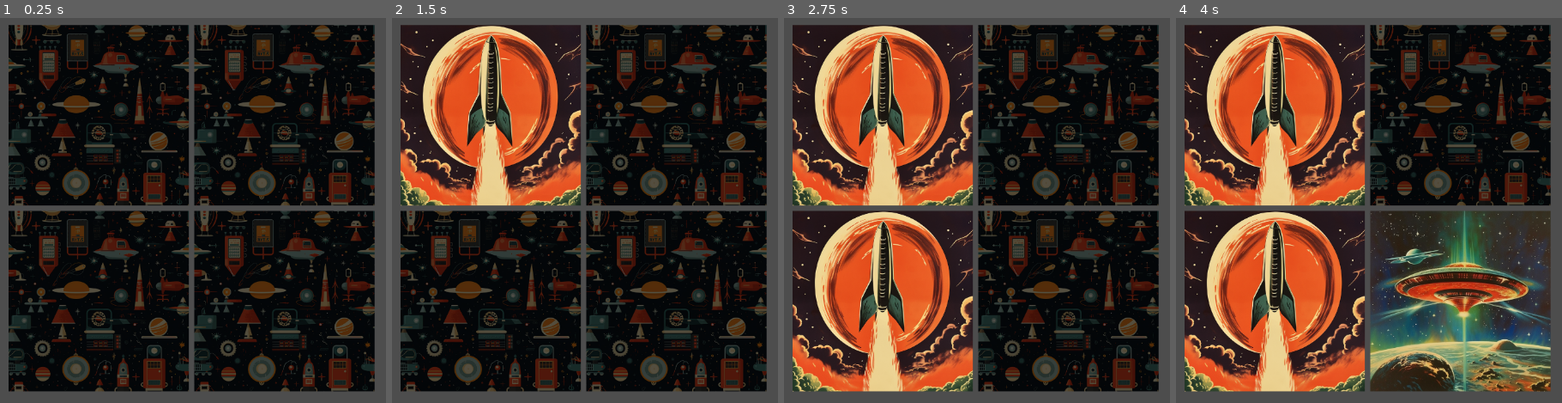
Above: before the commit, frames 1-4 (left to right).
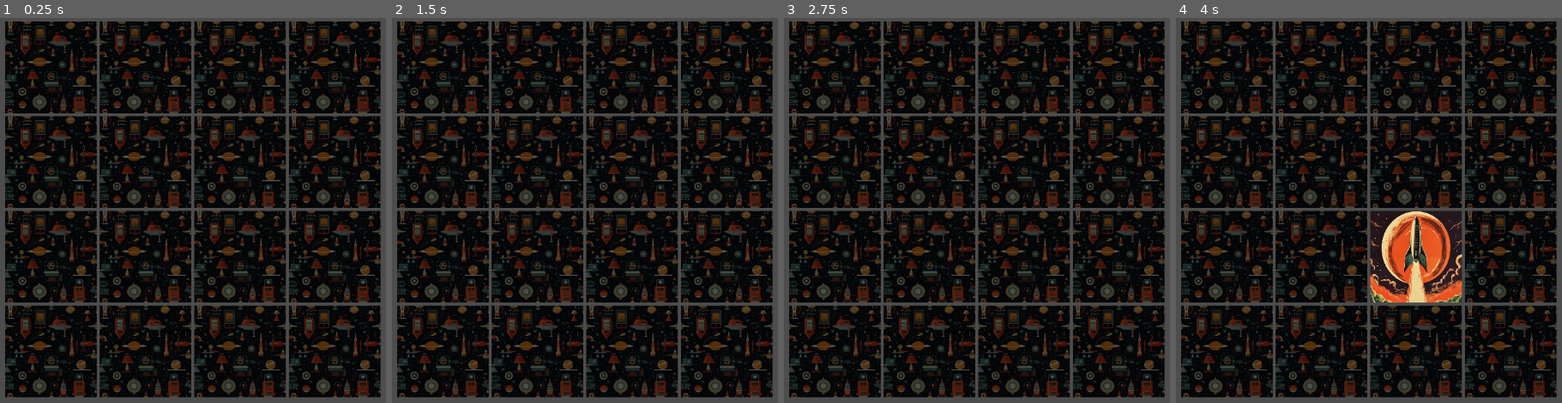
Above: after the commit, the same moments.

Repository: Visssarion/Memory-Card-Game
Game: Godot game, scene res://nodes/scenes/test_dev.tscn
The game is run twice, just before and just after one commit, with the same random seed, the same clock (stepped at 60 frames per second) and the same inputs. Before the commit the project starts from res://nodes/scenes/level_1.tscn. The engine's default icon, where the game draws it, is replaced by a stand-in: a white triangle on a blue panel in a dark square.
Inputs (mouse positions are in pixels of both pictures, inside the frame that each line leads up to):
- Up to frame 1 (0.25 s): no input
- Up to frame 2 (1.5 s): tap Enter at 0.5 s; move the mouse to (492, 114) at 0.52 s; click (492, 114) at 0.67 s; move the mouse to (492, 302) at 1.27 s; click (492, 302) at 1.42 s
- Up to frame 3 (2.75 s): move the mouse to (1069, 114) at 2.02 s; click (1069, 114) at 2.17 s
- Up to frame 4 (4 s): tap Space at 2.75 s; move the mouse to (1461, 302) at 2.77 s; click (1461, 302) at 2.92 s; move the mouse to (outside the picture) at 3.52 s; click (outside the picture) at 3.67 s

The runs differ from the first frame. In frame 1, 48% of the frame differs, in the area x 1-99%, y 0-99%; in frame 2, 57%; in frame 3, 67%; in frame 4, 76%.

Commit message:
ADD: Scenes; CHANGE: Settings for each level

Diff:
--- a/nodes/scenes/level_1.tscn
+++ b/nodes/scenes/level_1.tscn
@@ -5,6 +5,7 @@
 
 [node name="GAMECORE" type="Node2D"]
 script = ExtResource("1_5tp27")
+gamemode = 0
 
 [node name="GameCamera2D" parent="." instance=ExtResource("2_qisgh")]
 
--- /dev/null
+++ b/nodes/scenes/level_2.tscn
@@ -0,0 +1,14 @@
+[gd_scene load_steps=3 format=3 uid="uid://bphn6x7kgwesw"]
+
+[ext_resource type="Script" path="res://scripts/core/game.gd" id="1_0qyue"]
+[ext_resource type="PackedScene" uid="uid://c4pvs8d3svkwb" path="res://nodes/objects/game_camera_2d.tscn" id="2_ohfcn"]
+
+[node name="GAMECORE" type="Node2D"]
+script = ExtResource("1_0qyue")
+gamemode = 0
+rows = 4
+
+[node name="GameCamera2D" parent="." instance=ExtResource("2_ohfcn")]
+
+[node name="setTimeout" type="Timer" parent="."]
+wait_time = 5.0
--- /dev/null
+++ b/nodes/scenes/level_3.tscn
@@ -0,0 +1,13 @@
+[gd_scene load_steps=3 format=3 uid="uid://d4j5pref2n02p"]
+
+[ext_resource type="Script" path="res://scripts/core/game.gd" id="1_fepfg"]
+[ext_resource type="PackedScene" uid="uid://c4pvs8d3svkwb" path="res://nodes/objects/game_camera_2d.tscn" id="2_tqx7y"]
+
+[node name="GAMECORE" type="Node2D"]
+script = ExtResource("1_fepfg")
+gamemode = 0
+
+[node name="GameCamera2D" parent="." instance=ExtResource("2_tqx7y")]
+
+[node name="setTimeout" type="Timer" parent="."]
+wait_time = 5.0
--- /dev/null
+++ b/nodes/scenes/level_4.tscn
@@ -0,0 +1,14 @@
+[gd_scene load_steps=3 format=3 uid="uid://brljsmuu2o0pv"]
+
+[ext_resource type="Script" path="res://scripts/core/game.gd" id="1_886ti"]
+[ext_resource type="PackedScene" uid="uid://c4pvs8d3svkwb" path="res://nodes/objects/game_camera_2d.tscn" id="2_yg2xt"]
+
+[node name="GAMECORE" type="Node2D"]
+script = ExtResource("1_886ti")
+gamemode = 0
+rows = 4
+
+[node name="GameCamera2D" parent="." instance=ExtResource("2_yg2xt")]
+
+[node name="setTimeout" type="Timer" parent="."]
+wait_time = 5.0
--- /dev/null
+++ b/nodes/scenes/level_5.tscn
@@ -0,0 +1,13 @@
+[gd_scene load_steps=3 format=3 uid="uid://b8jkucrfw13gl"]
+
+[ext_resource type="Script" path="res://scripts/core/game.gd" id="1_eqd7a"]
+[ext_resource type="PackedScene" uid="uid://c4pvs8d3svkwb" path="res://nodes/objects/game_camera_2d.tscn" id="2_5hv4m"]
+
+[node name="GAMECORE" type="Node2D"]
+script = ExtResource("1_eqd7a")
+gamemode = 0
+
+[node name="GameCamera2D" parent="." instance=ExtResource("2_5hv4m")]
+
+[node name="setTimeout" type="Timer" parent="."]
+wait_time = 5.0
--- /dev/null
+++ b/nodes/scenes/level_endless.tscn
@@ -0,0 +1,13 @@
+[gd_scene load_steps=3 format=3 uid="uid://bp7e4f61pdc5d"]
+
+[ext_resource type="Script" path="res://scripts/core/game.gd" id="1_u0yra"]
+[ext_resource type="PackedScene" uid="uid://c4pvs8d3svkwb" path="res://nodes/objects/game_camera_2d.tscn" id="2_vnpwd"]
+
+[node name="GAMECORE" type="Node2D"]
+script = ExtResource("1_u0yra")
+rows = 4
+
+[node name="GameCamera2D" parent="." instance=ExtResource("2_vnpwd")]
+
+[node name="setTimeout" type="Timer" parent="."]
+wait_time = 5.0
--- a/nodes/scenes/test_dev.tscn
+++ b/nodes/scenes/test_dev.tscn
@@ -5,7 +5,6 @@
 
 [node name="GAMECORE" type="Node2D"]
 script = ExtResource("1_2w54b")
-loss_timeout = 1.0
 rows = 4
 
 [node name="GameCamera2D" parent="." instance=ExtResource("5_f0b11")]
--- a/project.godot
+++ b/project.godot
@@ -11,7 +11,7 @@
 [application]
 
 config/name="Memory Card Game"
-run/main_scene="res://nodes/scenes/level_1.tscn"
+run/main_scene="res://nodes/scenes/test_dev.tscn"
 config/features=PackedStringArray("4.1", "GL Compatibility")
 config/icon="res://icon.svg"
 
--- a/scripts/classes/settings.gd
+++ b/scripts/classes/settings.gd
@@ -2,8 +2,6 @@
 
 @export_group("Game Settings")
 enum gamemodes {STORY, ENDLESS}  # Available gamemodes
-@export var gamemode_story = gamemodes.STORY
-@export var gamemode_endless = gamemodes.ENDLESS
 ## Available gamemodes for the current board
 @export var gamemode: gamemodes = gamemodes.ENDLESS
 
@@ -14,3 +12,7 @@
 ## [b]Value for debugging purpose:[/b][br][code]ONLY CHANGE IN DEV MODE[/code][br][br]
 ## Cooldown duration after picking right card
 @export var win_timeout: float = 1.0
+
+
+func _init(gamemode: gamemodes):
+	gamemode = gamemode
--- a/scripts/core/game.gd
+++ b/scripts/core/game.gd
@@ -2,6 +2,10 @@
 extends Node
 
 class_name Game
+
+@export_group("Game Settings")
+## Available gamemodes for the current board
+@export var gamemode: GameSettings.gamemodes = GameSettings.gamemodes.ENDLESS
 
 @export_group("Board Settings")
 ## Dynamically set the amount of cards on the board[br]
@@ -43,9 +47,9 @@
 	if len(closed_cards) <= cards_left_for_win:
 		# TODO, Depending on the gamemmode, we change scene, or add cards for endless mode. Has
 		# to be decided.
-		if settings.gamemode == settings.gamemode_story:
+		if settings.gamemode == GameSettings.gamemodes.STORY:
 			print("DOING STORY ...")  # TODO Scene handler
-		elif settings.gamemode == settings.gamemode_endless:
+		elif settings.gamemode == GameSettings.gamemodes.ENDLESS:
 			clear_memory()  # Clear all relevant references
 			generate_game()  # Generate new board / new game
 
@@ -145,7 +149,7 @@
 	render_game_board()
 
 func _ready():
-	settings = GameSettings.new()
+	settings = GameSettings.new(gamemode)  # instantiate game board settings for this scene
 	$setTimeout.timeout.connect(set_result_state)  # Connects Timer signal to self.class method
 	generate_game()  # Start game
 	$GameCamera2D.update_scale(rows, pixelsize, gridsize)  # Attach camera
